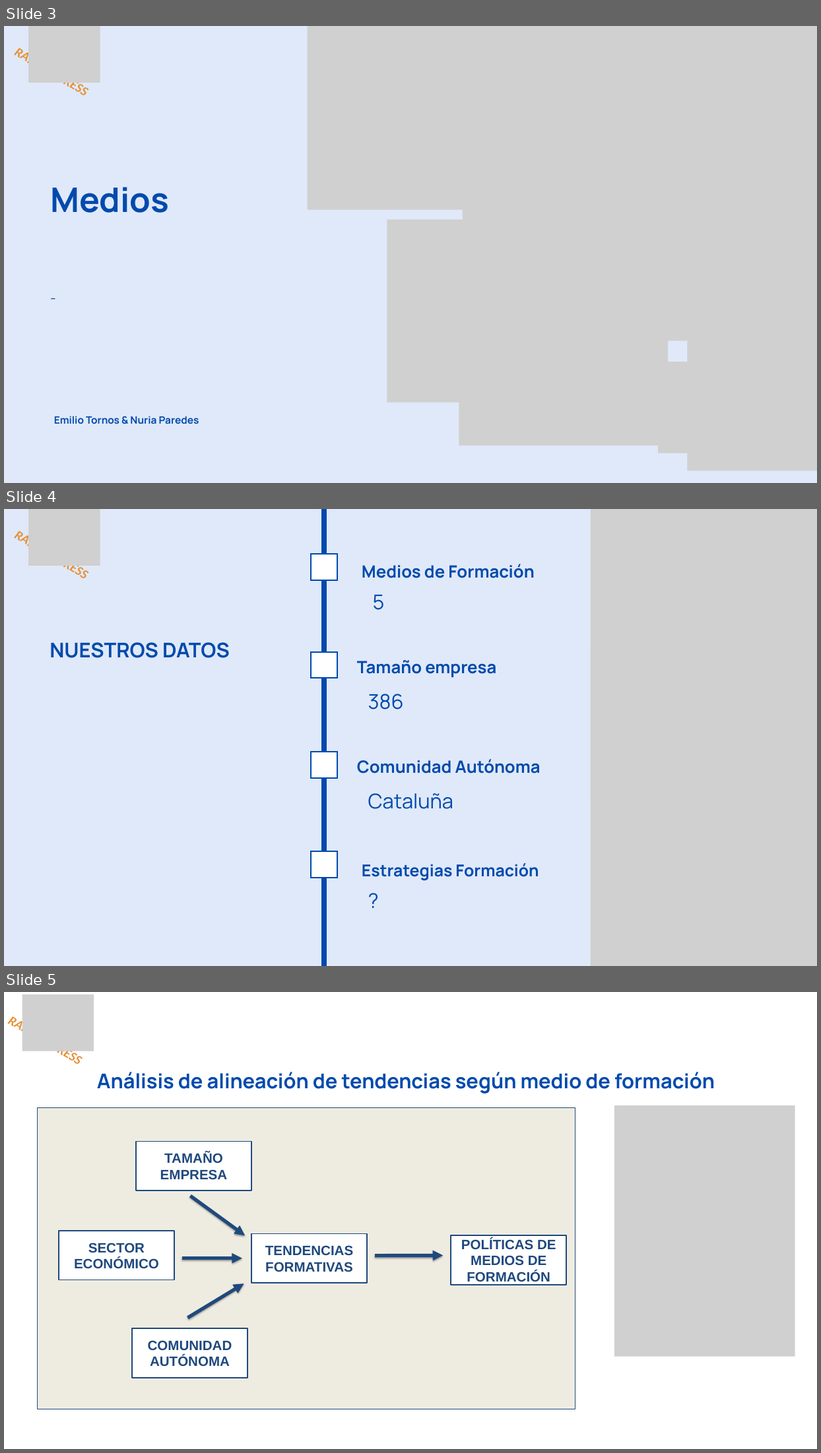
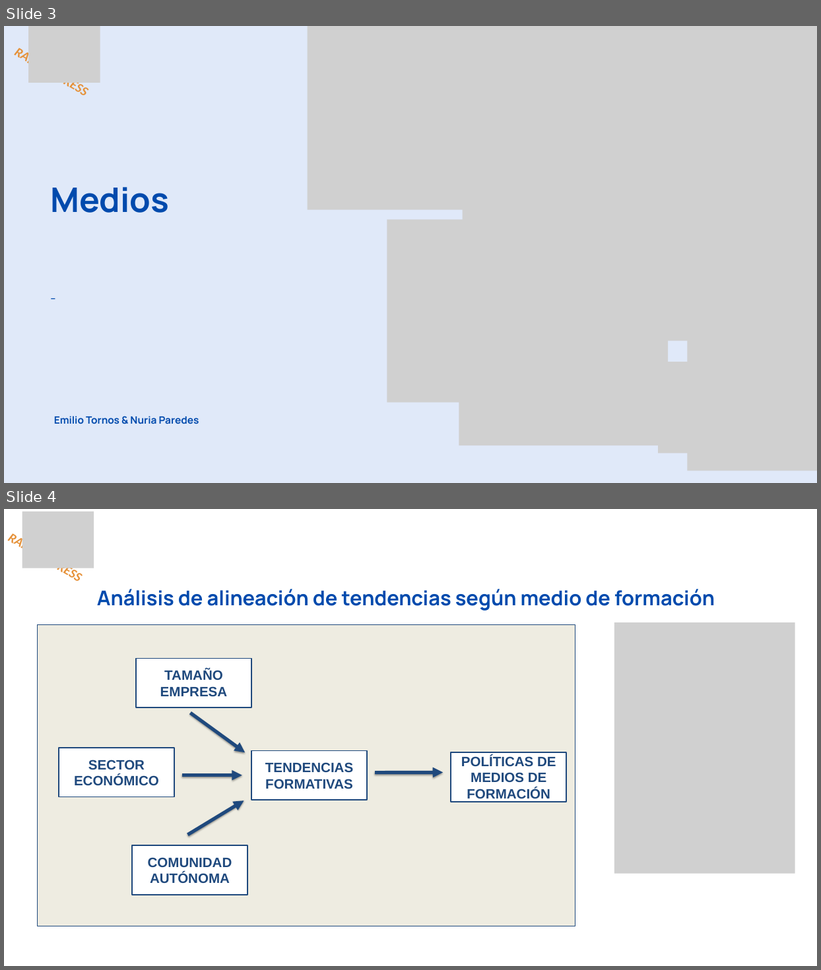
Before and after one commit to ITACADEMYprojectes/ProjecteData, a slide deck: Equip_28/Results/Analisis_PAP_and_ABL_RapidExpres_2026_11_05.pptx. Shown one above the other, each under a label of ours: slides 3, 4 and 5 before the commit, slides 3 and 4 after it. The pictures are 821x1453 and 821x970 pixels, drawn with LibreOffice and Linux fonts; fonts in the diff are those of the drawing; grey boxes stand for pictures. Boxes give left, top, right and bottom in pixels: in the first picture for what was removed or moved away, otherwise in the second. Text is boxed around its words. In the diff, an @@ line names an element or a change of style, - is before the commit and + after.

Commit message:
eliminar slide datos RapidExpress por sector, ubicación  y tamaño

```diff
--- a/Equip_28/Results/Analisis_PAP_and_ABL_RapidExpres_2026_11_05.pptx
+++ b/Equip_28/Results/Analisis_PAP_and_ABL_RapidExpres_2026_11_05.pptx
@@ slide 4 removed at (4, 509, 817, 966), background #E0E9F9 @@
@@ text removed at (4, 521, 98, 593) @@
-RAPID EXPRESS
@@ picture removed at (28, 509, 100, 566) @@
@@ line removed from (324, 509) to (324, 966) @@
@@ picture removed at (591, 509, 817, 803) @@
@@ freeform shape removed at (311, 554, 337, 580) @@
@@ text removed at (362, 564, 534, 578) @@
-Medios de Formación
@@ text removed at (373, 595, 385, 610) @@
-5
@@ text removed at (50, 642, 230, 658) @@
-NUESTROS DATOS
@@ freeform shape removed at (311, 652, 337, 678) @@
@@ text removed at (357, 660, 496, 677) @@
-Tamaño empresa
@@ picture removed at (591, 650, 817, 966) @@
@@ text removed at (368, 694, 404, 710) @@
-386
@@ freeform shape removed at (311, 752, 337, 778) @@
@@ text removed at (357, 759, 541, 774) @@
-Comunidad Autónoma
@@ text removed at (368, 793, 453, 809) @@
-Cataluña
@@ freeform shape removed at (311, 852, 337, 878) @@
@@ text removed at (362, 863, 539, 881) @@
-Estrategias Formación
@@ text removed at (368, 879, 537, 914) @@
-?
@@ what was slide 5 is now slide 4 @@
```
